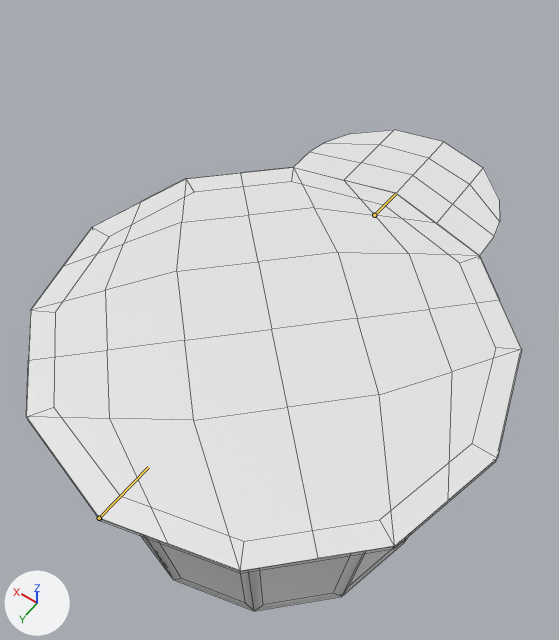
Two versions of the Blender file Food/BeetleJelly.blend, one commit apart.
One viewpoint serves both versions: a 50 mm camera at (-0.92, 1.43, 3.28) aimed at (0.06, 0.04, 1.11). Lighting does not change. The marker at lower left points along +X, +Y and +Z. The first picture is the older version. Both versions are drawn at frame 13 of the action 'Pour'; the numbers are the values there. The bones that change are drawn over the model as lines. Mesh edges are drawn as thin lines.

Names of what the first picture shows: 'Cup'.
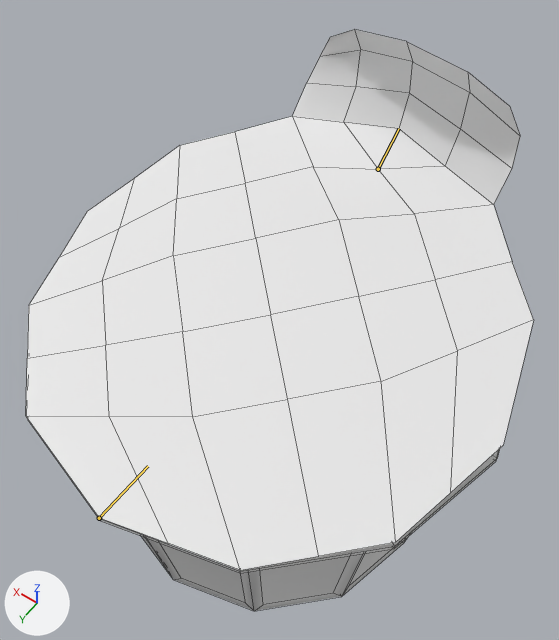
Commit message: update beetle jelly animation

Location of each change, [x1, y1, x2, y2] in pixels of the pictures (559 x 640 px):
'Cup', posed (21% taller)
    before: [26, 130, 522, 611]
    after: [26, 29, 533, 611]
bone 'Lid01', root to tip
    before: (99, 518) to (148, 467)
    after: (99, 518) to (148, 466)
bone 'Lid08', root to tip
    before: (374, 215) to (396, 193)
    after: (378, 169) to (399, 128)

Edits to the bpy script that builds the scene:
```text
Change bone_lid01:
    where bone_lid01 = bpy.data.objects['Armature'].pose.bones['Lid01']  # child of 'Cup'
    bone_lid01.rotation_quaternion: (1.0, 0.0, 0.0, 0.0) -> (0.992, 0.02, 0.0, 0.0)  # degrees (0, 0, 0) -> degrees (2, 0, 0)
Change bone_lid08:
    where bone_lid08 = bpy.data.objects['Armature'].pose.bones['Lid08']  # child of 'Lid07'
    bone_lid08.rotation_quaternion: (1.0, 0.0, 0.0, 0.0) -> (0.977, 0.212, 0.0, 0.0)  # degrees (0, 0, 0) -> degrees (24, 0, 0)
```
